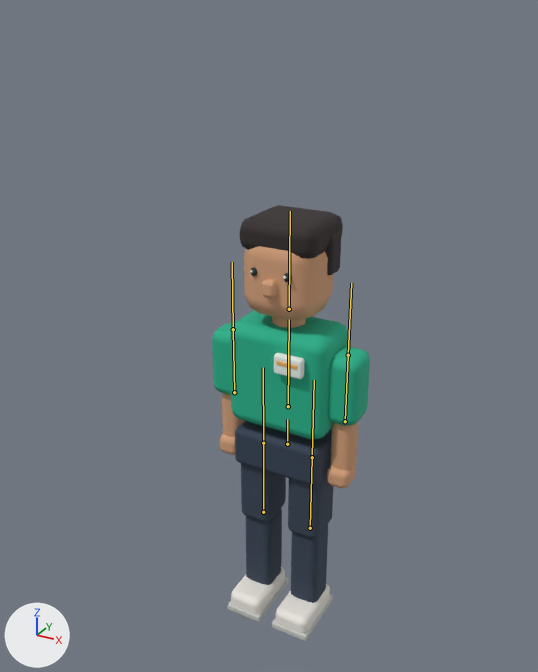
A saved change to the glTF model public/models/operator.glb.
One viewpoint serves both versions: a 50 mm lens placed at (1.23, -2.38, 1.59), pointed at (-0.01, -0.12, 0.46). Lighting does not change. The marker at lower left points along +X, +Y and +Z. The older version comes first. The bones that bend it are drawn over the model as lines.
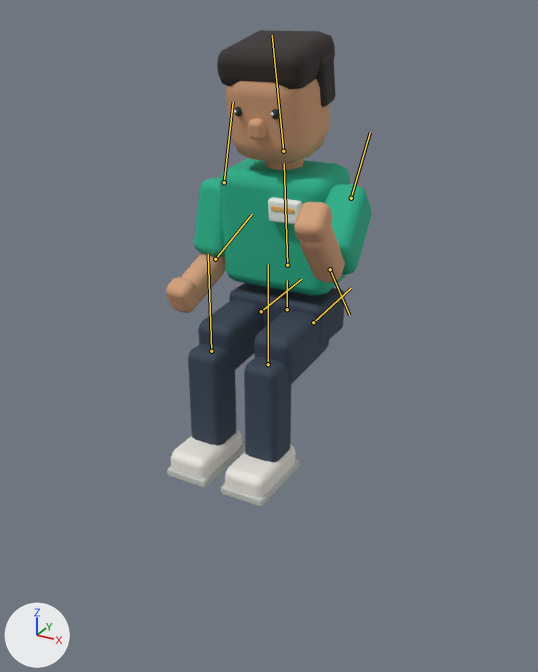
The newer file adds an action. The first version stands in its rest pose; the second is drawn at frame 6 of the action 'Eat'.

Location of each change, (x1, y1, x2, y2) in pixels of the pictures (538 x 672 px):
'Mesh_0', posed (30% wider, 9% taller)
    before: (212, 205, 370, 641)
    after: (166, 30, 372, 507)
bone 'Hips', root to tip
    before: (287, 444) to (287, 419)
    after: (287, 309) to (287, 280)
bone 'Spine', root to tip
    before: (288, 406) to (289, 319)
    after: (287, 265) to (284, 163)
bone 'Head', root to tip
    before: (289, 309) to (290, 211)
    after: (283, 151) to (272, 35)
bone 'ArmL', root to tip
    before: (233, 329) to (232, 262)
    after: (224, 182) to (233, 101)
bone 'ForeL', root to tip
    before: (234, 392) to (233, 329)
    after: (215, 259) to (252, 214)
bone 'ArmR', root to tip
    before: (348, 355) to (351, 283)
    after: (351, 198) to (370, 132)
bone 'ForeR', root to tip
    before: (345, 421) to (348, 355)
    after: (330, 269) to (349, 315)
bone 'LegL', root to tip
    before: (263, 443) to (263, 367)
    after: (261, 311) to (301, 279)
bone 'ShinL', root to tip
    before: (263, 512) to (263, 443)
    after: (211, 351) to (208, 254)
bone 'LegR', root to tip
    before: (312, 457) to (314, 380)
    after: (313, 322) to (351, 288)
bone 'ShinR', root to tip
    before: (310, 528) to (312, 457)
    after: (268, 364) to (268, 264)

The change in detail:
Bone 'Hips' (bone_hips) moves from (0.0, 0.0, 0.0) to (0.0, 0.613, 0.018).
Bone 'Spine' (bone_spine) turns from (0, 0, 0) to (5, 0, 0) degrees about its own x, y and z.
Bone 'Head' (bone_head) turns from (0, 0, 0) to (7, 0, 0) degrees about its own x, y and z.
Bone 'ArmL' (bone_arml) turns from (0, 0, 0) to (-14, -1, -3) degrees about its own x, y and z.
Bone 'ForeL' (bone_forel) turns from (0, 0, 0) to (-57, 0, 0) degrees about its own x, y and z.
Bone 'ArmR' (bone_armr) turns from (0, 0, 0) to (-54, 5, 3) degrees about its own x, y and z.
Bone 'ForeR' (bone_forer) turns from (0, 0, 0) to (-92, 0, 0) degrees about its own x, y and z.
Bone 'LegL' (bone_legl) turns from (0, 0, 0) to (-86, 0, 0) degrees about its own x, y and z.
Bone 'ShinL' (bone_shinl) turns from (0, 0, 0) to (86, 0, 0) degrees about its own x, y and z.
Bone 'LegR' (bone_legr) turns from (0, 0, 0) to (-86, 0, 0) degrees about its own x, y and z.
Bone 'ShinR' (bone_shinr) turns from (0, 0, 0) to (86, 0, 0) degrees about its own x, y and z.
